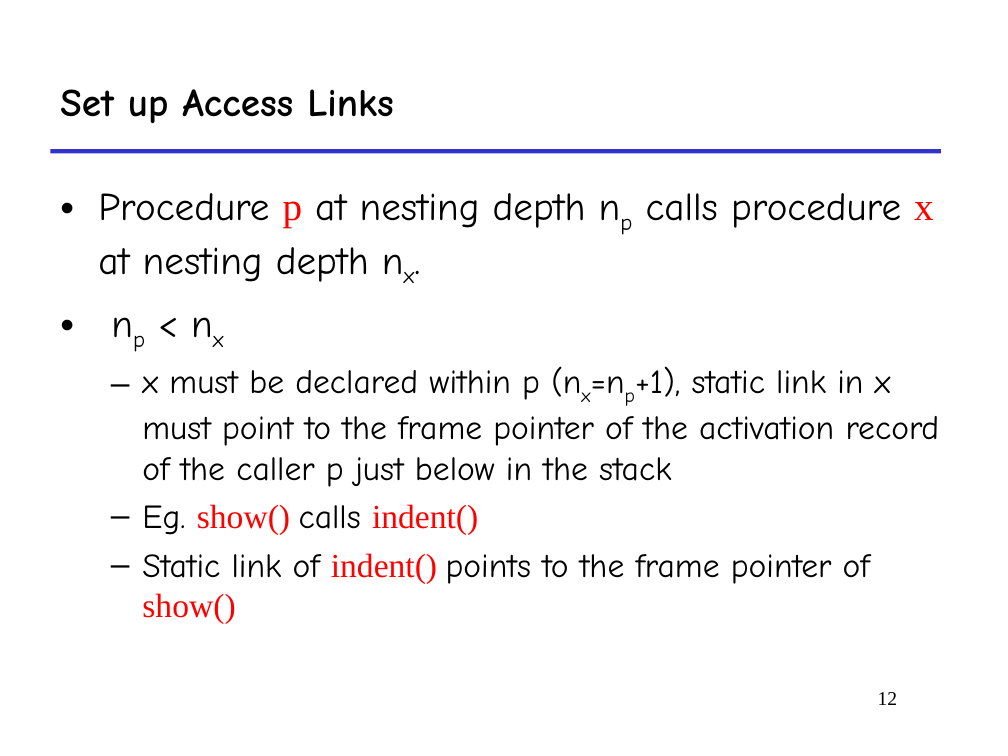
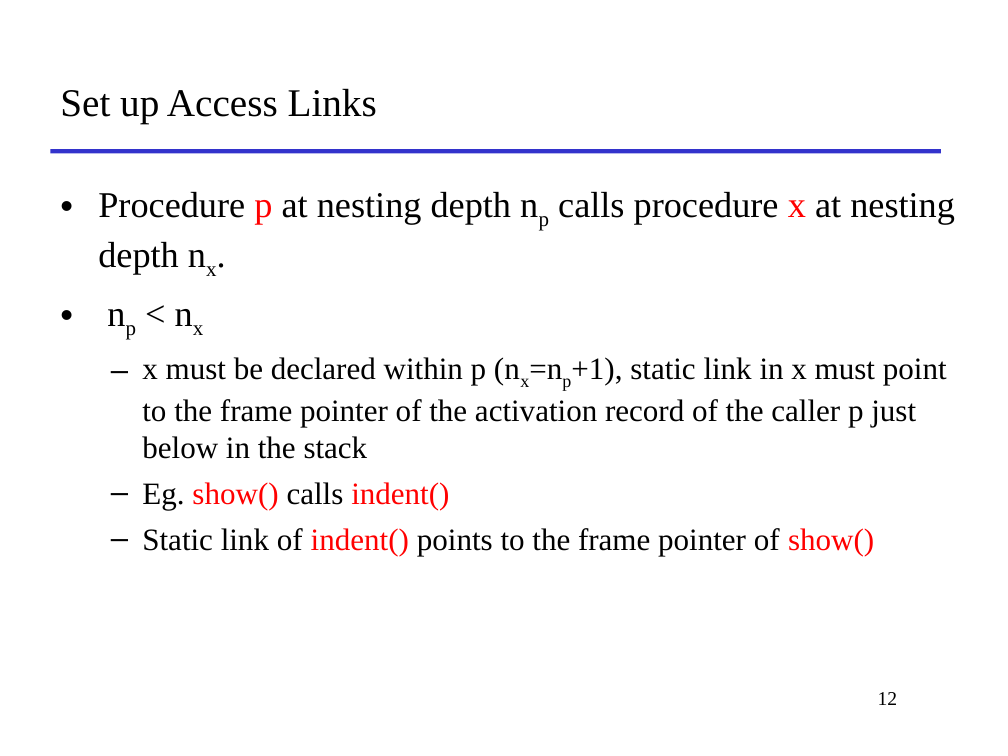
Before and after one commit to yepengpeng-1/2019-2020-autumn-semester, a slide deck: slide 12 of SE-302/slides/12.ppt. Drawn at 1008x756 pixels with LibreOffice and Linux fonts; fonts in the diff are those of the drawing. Boxes give left, top, right and bottom in pixels: in the first picture for what was removed or moved away, otherwise in the second. Text is boxed around its words. In the diff, an @@ line names an element or a change of style, - is before the commit and + after.

```diff
--- a/SE-302/slides/12.ppt
+++ b/SE-302/slides/12.ppt
@@ title "Set up Access Links" at box(60, 88, 377, 124): font Comic Neue to Times New Roman, bold off @@
@@ text "Procedure p at nesting depth ..." at box(98, 191, 955, 556): size 28 to 25.9 pt in "Procedure p at nesting depth np calls ...", "np < nx"; font Comic Neue to Times New Roman in "Procedure at nesting depth np calls procedure ...", "np < nx", "x must be declared within p (nx=np+1), ...", "Eg. calls" and 1 more places; size 24 to 22.2 pt in "x must be declared within p (nx=np+1), ...", "Eg. show() calls indent()", "Static link of indent() points to the ..." @@
```
Also in this commit, not shown: 45 other slides changed, 1 other file.
